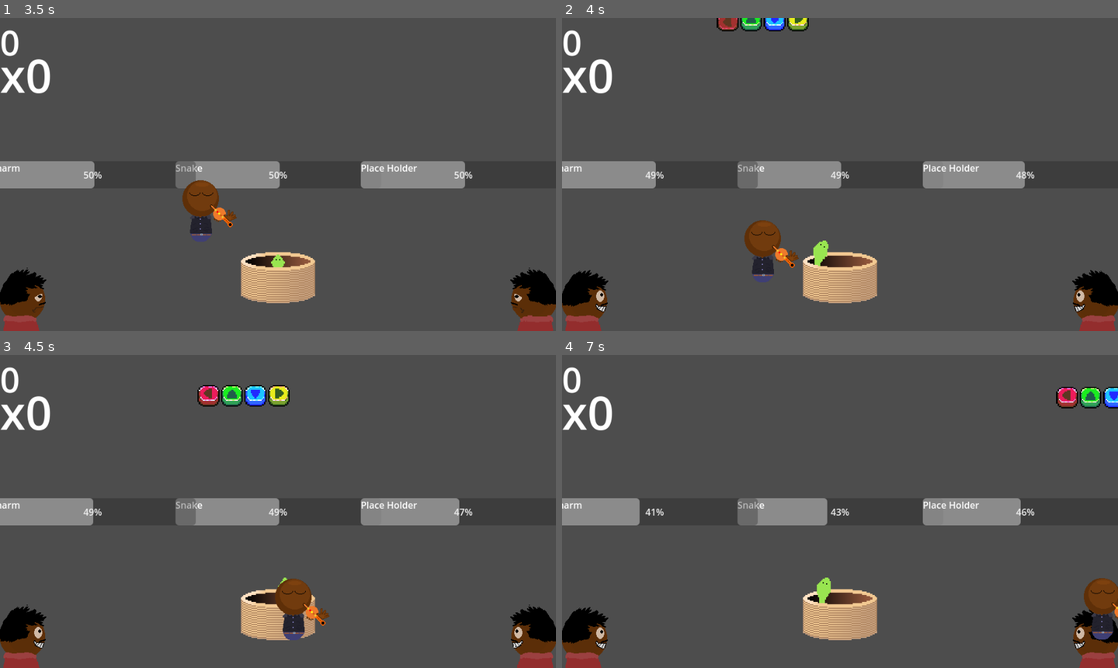
Above: before the commit, frames 1-4 (two rows, left to right).
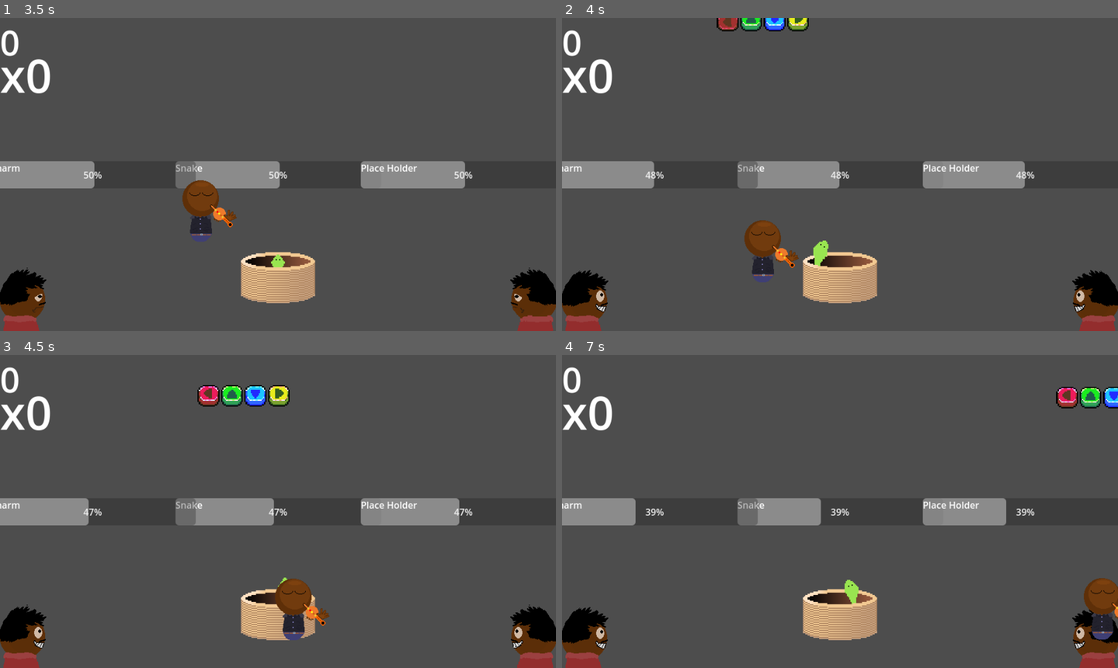
Above: after the commit, the same moments.

Repository: K0RIS/WinterMelonJam2023
Game: Godot game, scene res://assets/scenes/LevelBase.tscn
Same seed, same stepped clock (60 frames per second), same inputs: the game is played once before the commit and once after it. This scene is started directly instead of the project's main scene. The engine's default icon, where the game draws it, is replaced by a stand-in: a white triangle on a blue panel in a dark square. Sound files missing from this copy of the repository are replaced by a short silence.
Inputs:
- Up to frame 1 (3.5 s): tap Enter (ui_accept) at 0.5, 0.77, 1.25, 1.52, 2.75, 3.02 s; hold D (move_right) 0.53-2.03 s; tap Space (Start_Level) at 0.6, 1.35, 2, 2.1, 2.85 s; hold Left (left) from 2.03 s (still down)
- Up to frame 2 (4 s): keep holding Left (left); tap Space (Start_Level) at 3.5, 3.6 s; tap Enter (ui_accept) at 3.77 s
- Up to frame 3 (4.5 s): release Left (left) at 4.28 s; hold D (move_right) from 4.28 s (still down); tap Space (Start_Level) at 4.35 s
- Up to frame 4 (7 s): keep holding D (move_right); tap Enter (ui_accept) at 4.52, 6.02, 6.77 s; tap Space (Start_Level) at 5.1, 5.85, 6.6 s

Frame 1 is identical in both runs. In frame 2, less than 0.1% of the frame differs, in the area x 16-51%, y 45-55%; in frame 3, 0.2%; in frame 4, 0.8%, in the area x 12-84%, y 45-80%.

Commit message:
Decrement if no combo

Diff:
--- a/assets/scenes/main_menu.tscn
+++ b/assets/scenes/main_menu.tscn
@@ -11,7 +11,7 @@
 [ext_resource type="Texture2D" uid="uid://dplk4kucvjwiy" path="res://assets/UiAsset/cyan_square_3.png" id="7_yaxq6"]
 [ext_resource type="Texture2D" uid="uid://b6brbbhb8byv2" path="res://assets/UiAsset/cyan_pressed_square_2.png" id="8_3v8t0"]
 [ext_resource type="Theme" uid="uid://b33upsigydajd" path="res://assets/UiAsset/PixelFont.tres" id="10_hk0rq"]
-[ext_resource type="AudioStream" uid="uid://c8pxyo87gn858" path="res://assets/sound/SoundEffects/click-menu-app-147357.mp3" id="13_annic"]
+[ext_resource type="AudioStream" uid="uid://cdu5g04g7epqy" path="res://assets/sound/SoundEffects/Menu_Select.wav" id="13_b1tm6"]
 [ext_resource type="Texture2D" uid="uid://b500vmsrqgkv" path="res://assets/UiAsset/green_right_slider.png" id="13_pornp"]
 [ext_resource type="Script" path="res://assets/scripts/Level Ui.gd" id="14_ncv2x"]
 
@@ -352,7 +352,7 @@
 }
 
 [node name="AudioStreamPlayer" type="AudioStreamPlayer" parent="."]
-stream = ExtResource("13_annic")
+stream = ExtResource("13_b1tm6")
 pitch_scale = 0.95
 bus = &"SFX"
 
--- a/assets/scripts/Meter.gd
+++ b/assets/scripts/Meter.gd
@@ -9,10 +9,10 @@
 signal bar_empty
 signal bar_not_empty
 func _physics_process(delta):
-	if !has_player:
+	if has_player and ScoreManager.current_combo > 0:
+		value += increment_velocity * delta * ScoreManager.current_combo
+	else:
 		value -= decrement_velocity * delta
-	else:
-		value += increment_velocity * delta * ScoreManager.current_combo
 
 func _on_value_changed(value):
 	if value <= 0:
--- a/ready_up_screen.tscn
+++ b/ready_up_screen.tscn
@@ -95,8 +95,8 @@
 anchors_preset = 15
 anchor_right = 1.0
 anchor_bottom = 1.0
-offset_right = 3840.0
-offset_bottom = 2063.86
+offset_right = 4800.0
+offset_bottom = 2603.86
 grow_horizontal = 2
 grow_vertical = 2
 theme = ExtResource("2_m6s3u")
Not shown, added: assets/sound/SoundEffects/Menu_Select.wav.import
Not shown, added: assets/sound/SoundEffects/Menu_Select.wav
